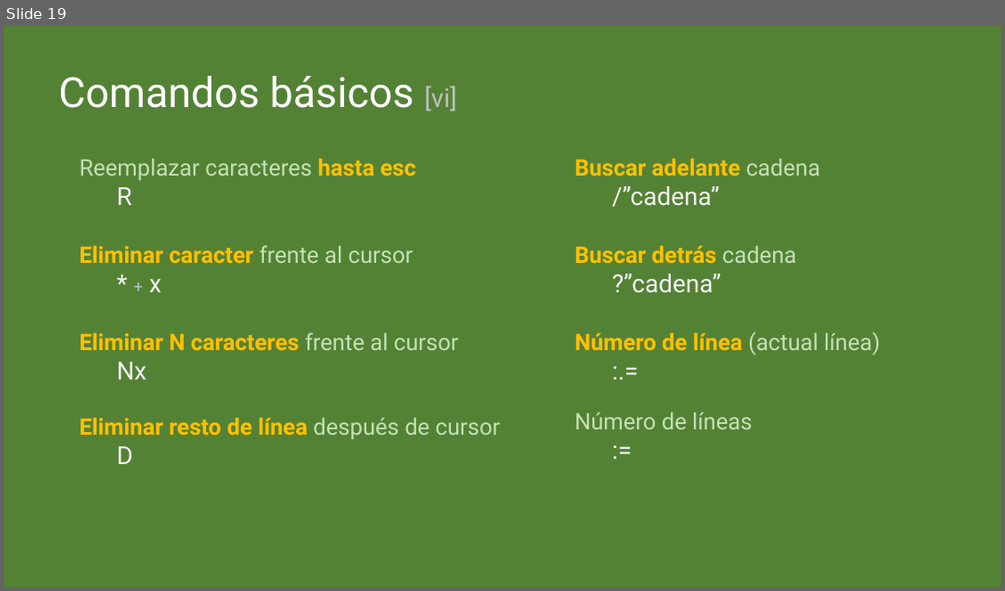
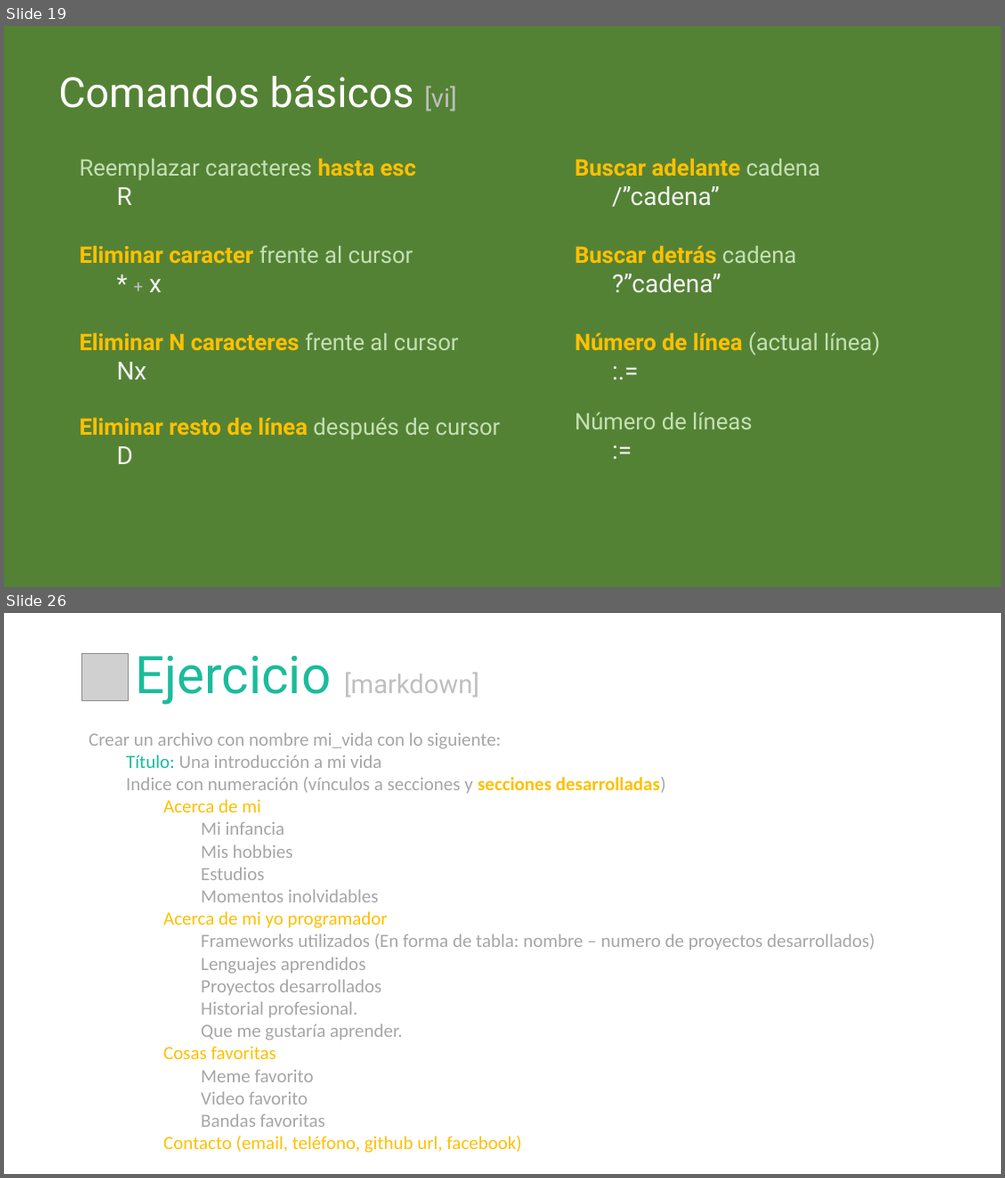
Before and after one commit to cimadev/PlaticasTalleres, a slide deck: 2017/dec_7_Git_GitHub_WorkShop/DGO.pptx. Shown one above the other, each under a label of ours: slide 19 before the commit, slides 19 and 26 after it; the slides between them are not shown. The pictures are 1005x591 and 1005x1178 pixels, drawn with LibreOffice and Linux fonts; fonts in the diff are those of the drawing; grey boxes stand for pictures. Boxes give left, top, right and bottom in pixels: in the first picture for what was removed or moved away, otherwise in the second. Text is boxed around its words. In the diff, an @@ line names an element or a change of style, - is before the commit and + after.

Commit message:
Markdown activity done

```diff
--- a/2017/dec_7_Git_GitHub_WorkShop/DGO.pptx
+++ b/2017/dec_7_Git_GitHub_WorkShop/DGO.pptx
@@ slide 26 added at [4,613,1001,1174], background #FFFFFF @@
@@ picture added at [81,654,128,700] @@
@@ text added at [135,656,479,705], 25 pt, text #BFBFBF @@
+Ejercicio [markdown]
@@ text added at [89,732,874,1152], 18 pt, text #A6A6A6 @@
+Crear un archivo con nombre mi_vida con lo siguiente:
+Título: Una introducción a mi vida
+Indice con numeración (vínculos a secciones y secciones desarrolladas)
+Acerca de mi
+Mi infancia
+Mis hobbies
+Estudios
+Momentos inolvidables
+Acerca de mi yo programador
+Frameworks utilizados (En forma de tabla: nombre – numero de proyectos desarrollados)
+Lenguajes aprendidos
+Proyectos desarrollados
+Historial profesional.
+Que me gustaría aprender.
+Cosas favoritas
+Meme favorito
+Video favorito
+Bandas favoritas
+Contacto (email, teléfono, github url, facebook)
```
Also in this commit, not shown: 1 slide changed, 6 other slides added, 1 slide removed.
